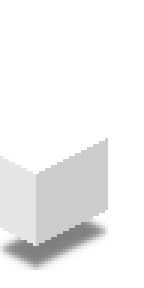
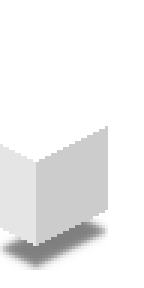
The second 144 × 288 image is a revision of the first. Changes to its layers:
painted on "Cover" over [3,129,105,174]
painted on "Side" over [36,126,108,174]
painted on "Front" over [0,144,36,174]
